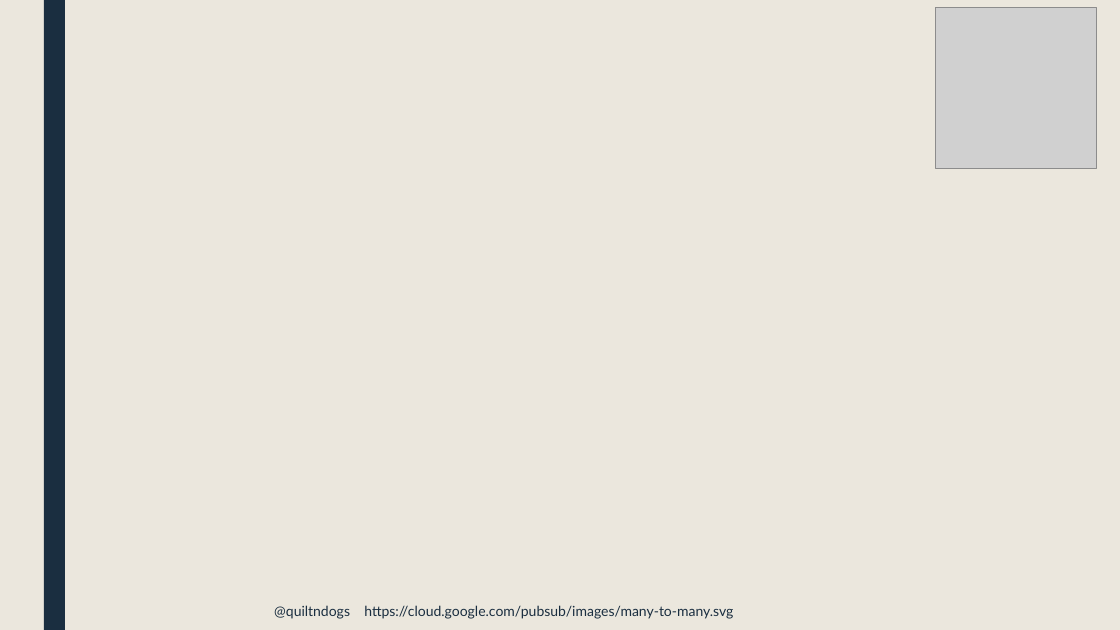
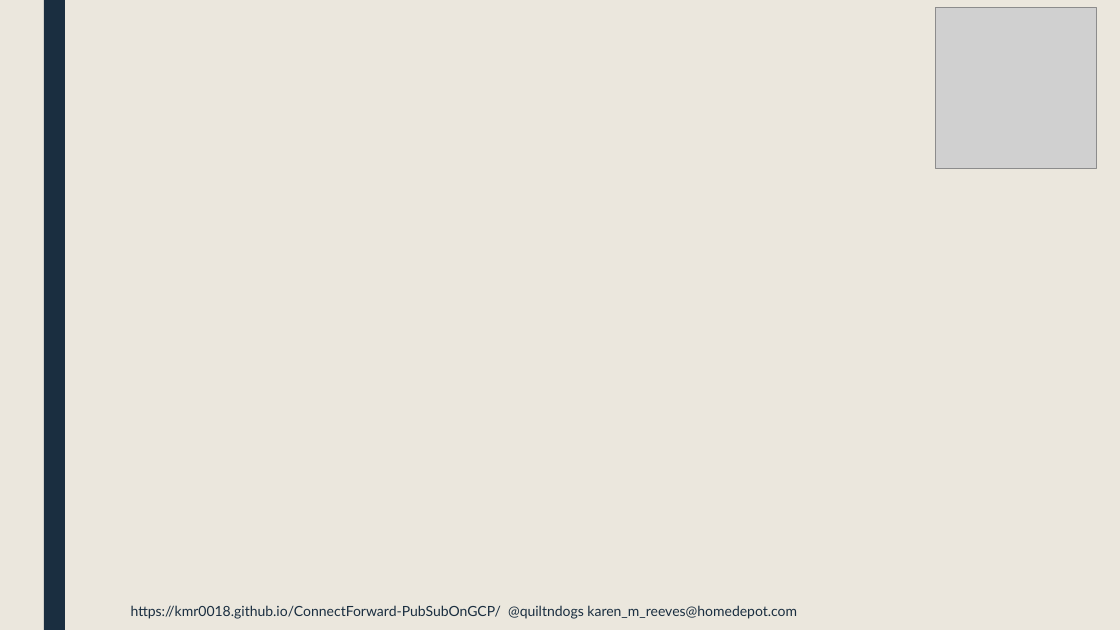
Before and after one commit to kmr0018/ConnectForward-PubSubOnGCP, a slide deck: slide 5 of PubSubGcpPresentation.pptx. Drawn at 1120x630 pixels with LibreOffice and Linux fonts; fonts in the diff are those of the drawing; grey boxes stand for pictures; background and template pictures are left out. Boxes give left, top, right and bottom in pixels: in the first picture for what was removed or moved away, otherwise in the second. Text is boxed around its words. In the diff, an @@ line names an element or a change of style, - is before the commit and + after.

```diff
--- a/PubSubGcpPresentation.pptx
+++ b/PubSubGcpPresentation.pptx
@@ text at (131,605,797,619): text changed @@
-@quiltndogs https://cloud.google.com/pubsub/images/many-to-many.svg
+https://kmr0018.github.io/ConnectForward-PubSubOnGCP/ @quiltndogs karen_m_reeves@homedepot.com
```
Also in this commit, not shown: 15 other slides changed, 2 other files.
